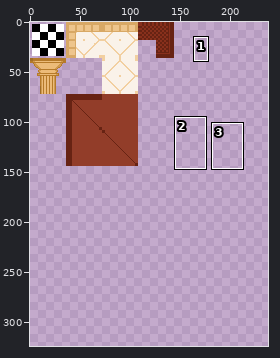
A sprite sheet gets an edit: Game Testing/tilesets/LobbyTileSet/output_tileset.png. Above, an overview of the earlier version with the close-up marked.
Close-up. As it was:
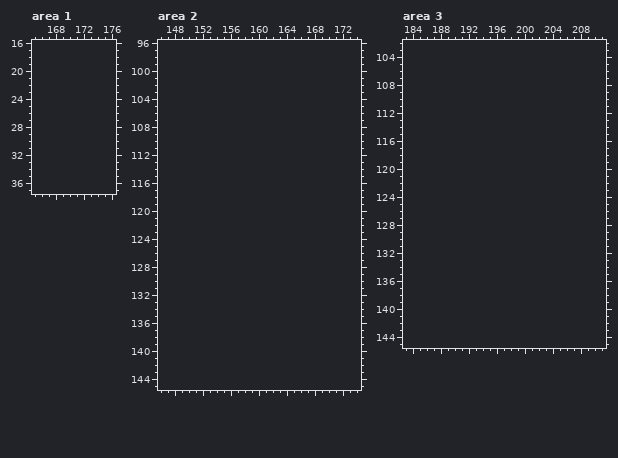
The file is 144x144 pixels. Colours within 5 levels of each other are drawn and written as one. Shown: area 1: x 165..176, y 16..37; area 2: x 146..174, y 96..145; area 3: x 183..211, y 102..145. The old version is drawn lined up with the new one, on the new canvas. The wide view leaves out empty margins. The commit also changed other parts of the picture, which this record leaves out.
After:
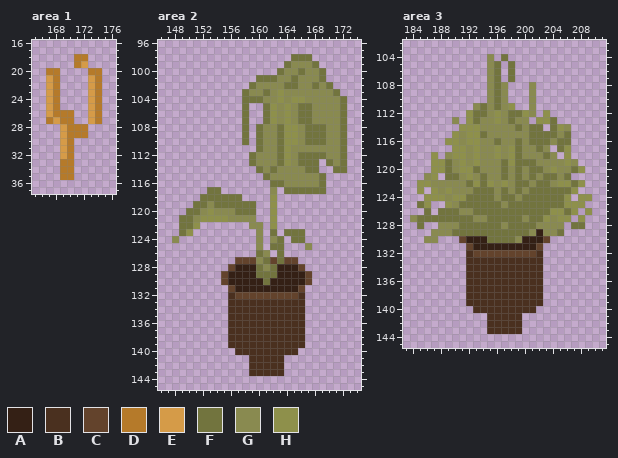
Palette (. is transparent): A #342015  B #4a301f  C #63432c  D #b57a2a  E #d59b48  F #72743e  G #898a50  H #8e904b
Change:
canvas 144x144 -> 288x324
--- area 1
@@ x 165..176 @@
 17 ............
-18 ............
-19 ............
-20 ............
-21 ............
-22 ............
-23 ............
-24 ............
-25 ............
-26 ............
-27 ............
-28 ............
-29 ............
-30 ............
-31 ............
-32 ............
-33 ............
-34 ............
-35 ............
+18 ......DD....
+19 ......DE....
+20 ..DD....DD..
+21 ..ED....ED..
+22 ..ED....ED..
+23 ..ED....ED..
+24 ..ED....ED..
+25 ..ED....ED..
+26 ..EDDD..ED..
+27 ..DEDD..ED..
+28 ....EDDD....
+29 ....EDDD....
+30 ....ED......
+31 ....ED......
+32 ....ED......
+33 ....DD......
+34 ....DD......
+35 ....DD......
 36 ............
--- area 2
@@ x 146..174 @@
  97 .............................
- 98 .............................
- 99 .............................
-100 .............................
-101 .............................
-102 .............................
-103 .............................
-104 .............................
-105 .............................
-106 .............................
-107 .............................
-108 .............................
-109 .............................
-110 .............................
-111 .............................
-112 .............................
-113 .............................
-114 .............................
-115 .............................
-116 .............................
-117 .............................
-118 .............................
-119 .............................
-120 .............................
-121 .............................
-122 .............................
-123 .............................
-124 .............................
-125 .............................
-126 .............................
-127 .............................
-128 .............................
-129 .............................
-130 .............................
-131 .............................
-132 .............................
-133 .............................
-134 .............................
-135 .............................
-136 .............................
-137 .............................
-138 .............................
-139 .............................
-140 .............................
-141 .............................
-142 .............................
-143 .............................
+ 98 ...................FFF.......
+ 99 ..................FGGGF......
+100 .................FGGFGGF.....
+101 ..............FFFGGFGGGF.....
+102 .............FGGGGFFGGFGF....
+103 ............FGGFGHGGGGGGGF...
+104 ............FFFGGHGHHGGGGGF..
+105 ............F..FHGHGFFGGGGF..
+106 ............F..FHGHGFFGGGGF..
+107 ............F..FHGHGFFGGGGF..
+108 ............F.FGGFHHGFFFGGF..
+109 ............F.FGGFHHGFFFGGF..
+110 ............F.FGGFHHGFFFGGF..
+111 ..............FGGFHGGGGGGGF..
+112 .............FGGGFHGFFFFGGF..
+113 .............FGGGFHGFFF.FGF..
+114 ..............FGFGGGGFF..FF..
+115 ...............FGGGGGGGF.....
+116 ................FFGGGGGF.....
+117 .......FF.......G.FFFFFF.....
+118 ......FFFFFF....H............
+119 .....FFGFFFFFF..H............
+120 ....FFGHGGGFFF..H............
+121 ...FFGHHHHGGGG..H............
+122 ...FFH.......GG.H............
+123 ...FH.........G.F.FFF........
+124 ..G...........G.GF.FF........
+125 ..............G.FF...G.......
+126 ..............FG.F...........
+127 ...........CCCGFCFCC.........
+128 ..........CAAAFGFAAAC........
+129 .........CAAAAFFFAAAAC.......
+130 .........CAAAAAFAAAAAC.......
+131 ..........CAAAAAAAAAC........
+132 ..........BCCCCCCCCCB........
+133 ..........BBBBBBBBBBB........
+134 ..........BBBBBBBBBBB........
+135 ..........BBBBBBBBBBB........
+136 ..........BBBBBBBBBBB........
+137 ..........BBBBBBBBBBB........
+138 ..........BBBBBBBBBBB........
+139 ..........BBBBBBBBBBB........
+140 ...........BBBBBBBBB.........
+141 .............BBBBB...........
+142 .............BBBBB...........
+143 .............BBBBB...........
 144 .............................
--- area 3
@@ x 183..211 @@
 103 .............................
-104 .............................
-105 .............................
-106 .............................
-107 .............................
-108 .............................
-109 .............................
-110 .............................
-111 .............................
-112 .............................
-113 .............................
-114 .............................
-115 .............................
-116 .............................
-117 .............................
-118 .............................
-119 .............................
-120 .............................
-121 .............................
-122 .............................
-123 .............................
-124 .............................
-125 .............................
-126 .............................
-127 .............................
-128 .............................
-129 .............................
-130 .............................
-131 .............................
-132 .............................
-133 .............................
-134 .............................
-135 .............................
-136 .............................
-137 .............................
-138 .............................
-139 .............................
-140 .............................
-141 .............................
-142 .............................
-143 .............................
+104 ............G.F..............
+105 ............GF.F.............
+106 ............GF.F.............
+107 ............GF.F.............
+108 ............GFG...G..........
+109 ............GFG...G..........
+110 ............GFG...G..........
+111 ..........GFGFGH..G..........
+112 .........HFFGHGFFHG.H........
+113 .......G.HFGGHGFGG.HHF.......
+114 ........HHHGGGGGFGFF.FHG.....
+115 .......HGHHFGGGGGGFFFFGF.....
+116 ......HHGHHGGFGGFGFFFGFF.....
+117 .......HHGHGGHGHFGGFG.FH.....
+118 ....H.GHHGHGGHGHFGGGFG.H.....
+119 ....HHFGHGHGGGFHFFFGGGGHG....
+120 ....HHFGHHFGGGFGFGFFGHGGFH...
+121 ...GH.FFGHGFGGFGFGFGFFGF.....
+122 ..HHGGGGGFHFHGHGFFGFFGHHFH...
+123 ..H.HGHGGGFFFGFGFGFFFFFFH....
+124 ...HHHGHHFFFFGFFGFFFFFFH.HH..
+125 ..FH..HGFFFFFFGFFFFFFFFHHH...
+126 ...F.FFFGGFFFFFFFFFFFHHFH.H..
+127 .GFFFFFFFFGGFFFFFGFFHGHH.H...
+128 ..F..GGGFFFFFFGFFFFGGGG.FF...
+129 ....GGGFFFFFFFFFFFGAGGF......
+130 ...GG...CAAAFFFFGAAAC........
+131 .........CAAAAAAAAAC.........
+132 .........BCCCCCCCCCB.........
+133 .........BBBBBBBBBBB.........
+134 .........BBBBBBBBBBB.........
+135 .........BBBBBBBBBBB.........
+136 .........BBBBBBBBBBB.........
+137 .........BBBBBBBBBBB.........
+138 .........BBBBBBBBBBB.........
+139 .........BBBBBBBBBBB.........
+140 ..........BBBBBBBBB..........
+141 ............BBBBB............
+142 ............BBBBB............
+143 ............BBBBB............
 144 .............................
